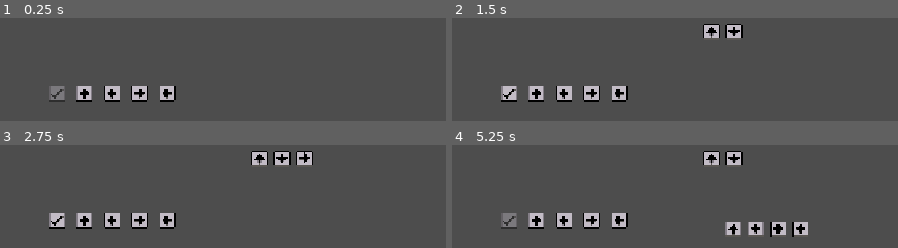
Above: before the commit, frames 1-4 (two rows, left to right).
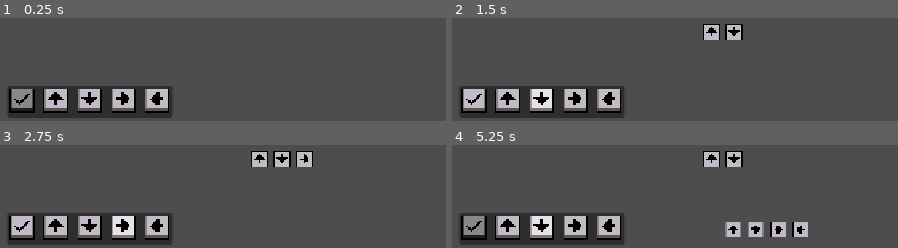
Above: after the commit, the same moments.

Repository: FedYou/expo-boom
Game: Godot game, scene res://Level/level.tscn
The game is run twice, just before and just after one commit, with the same random seed, the same clock (stepped at 60 frames per second) and the same inputs.
Inputs (mouse positions are in pixels of both pictures, inside the frame that each line leads up to; where the layout moved, square brackets give the same spot in the first picture):
- Up to frame 1 (0.25 s): no input
- Up to frame 2 (1.5 s): click (505, 101) [536, 94] at 0.5 s; click (541, 101) [563, 94] at 1.25 s
- Up to frame 3 (2.75 s): click (124, 228) [138, 221] at 2 s
- Up to frame 4 (5.25 s): click (608, 228) [617, 221] at 2.75 s; click (474, 228) [509, 221] at 3.5 s; click (505, 228) [536, 221] at 4.25 s; click (541, 228) [563, 221] at 5 s

The runs differ from the first frame. In frame 1, 10% of the frame differs, in the area x 1-40%, y 66-98%; in frame 2, 11%; in frame 3, 11%; in frame 4, 11%, in the area x 1-80%, y 5-98%.

Commit message:
Cambia el nombre de los texturas y agrega un panel para los botones de movimiento

Diff:
--- a/Level/level.gd
+++ b/Level/level.gd
@@ -1,7 +1,7 @@
 extends Node2D
 
 @onready var PLAYER = $Player
-@onready var PLAY_BT = $UI/Play
+@onready var PLAY_BT = $UI/Panel/Margin/Grid/Play
 @onready var PENDING_MOVES = $UI/ScrollPendingMoves/Container
 @onready var EXECUTED_MOVES = $UI/ScrollExecutedMoves/Container
 
@@ -44,13 +44,13 @@
 
 	match move:
 		Player.DIRECTION.UP:
-			item.texture = preload("res://Assets/UI/Arriba.png")
+			item.texture = preload("res://Assets/UI/MoveIcons/Up.png")
 		Player.DIRECTION.DOWN:
-			item.texture = preload("res://Assets/UI/Abajo.png")
+			item.texture = preload("res://Assets/UI/MoveIcons/Down.png")
 		Player.DIRECTION.LEFT:
-			item.texture = preload("res://Assets/UI/Izquierda.png")
+			item.texture = preload("res://Assets/UI/MoveIcons/Left.png")
 		Player.DIRECTION.RIGHT:
-			item.texture = preload("res://Assets/UI/Derecha.png")
+			item.texture = preload("res://Assets/UI/MoveIcons/Right.png")
 
 	return item
 
--- a/Level/level.tscn
+++ b/Level/level.tscn
@@ -2,11 +2,22 @@
 
 [ext_resource type="PackedScene" uid="uid://csjkhf8h4uaj5" path="res://Player/player.tscn" id="1_o6mkr"]
 [ext_resource type="Script" uid="uid://daoi16f6q247a" path="res://Level/level.gd" id="1_qmtf6"]
-[ext_resource type="Texture2D" uid="uid://c311ogoimo7e4" path="res://Assets/UI/Confirmar.png" id="3_d6qko"]
-[ext_resource type="Texture2D" uid="uid://cbrqy3b43p08i" path="res://Assets/UI/Arriba.png" id="4_22cqp"]
-[ext_resource type="Texture2D" uid="uid://bhw2rodh6t46d" path="res://Assets/UI/Abajo.png" id="5_wqlfs"]
-[ext_resource type="Texture2D" uid="uid://dwop4xapu5qp2" path="res://Assets/UI/Derecha.png" id="6_py82k"]
-[ext_resource type="Texture2D" uid="uid://276tmd6eoh5" path="res://Assets/UI/Izquierda.png" id="7_1teg4"]
+[ext_resource type="Texture2D" uid="uid://c311ogoimo7e4" path="res://Assets/UI/Buttons/Play.png" id="3_d6qko"]
+[ext_resource type="Texture2D" uid="uid://cbrqy3b43p08i" path="res://Assets/UI/Buttons/Up.png" id="4_22cqp"]
+[ext_resource type="Texture2D" uid="uid://cvqsjdc60s7gg" path="res://Assets/UI/Buttons/PlayPress.png" id="4_wqlfs"]
+[ext_resource type="Texture2D" uid="uid://234ue7ac4t8" path="res://Assets/UI/Buttons/PlayHover.png" id="5_py82k"]
+[ext_resource type="Texture2D" uid="uid://bhw2rodh6t46d" path="res://Assets/UI/Buttons/Down.png" id="5_wqlfs"]
+[ext_resource type="Texture2D" uid="uid://2yor25335dp5" path="res://Assets/UI/Buttons/PlayDisabled.png" id="6_k8npl"]
+[ext_resource type="Texture2D" uid="uid://dwop4xapu5qp2" path="res://Assets/UI/Buttons/Right.png" id="6_py82k"]
+[ext_resource type="Texture2D" uid="uid://276tmd6eoh5" path="res://Assets/UI/Buttons/Left.png" id="7_1teg4"]
+[ext_resource type="Texture2D" uid="uid://c5y3g6374m2rf" path="res://Assets/UI/Buttons/UpPress.png" id="7_luomk"]
+[ext_resource type="Texture2D" uid="uid://svanwnmrcqco" path="res://Assets/UI/Buttons/UpHover.png" id="8_k8npl"]
+[ext_resource type="Texture2D" uid="uid://bbd5ryb0lyqiy" path="res://Assets/UI/Buttons/DownPress.png" id="10_am3y4"]
+[ext_resource type="Texture2D" uid="uid://dae4lm3soiy06" path="res://Assets/UI/Buttons/DownHover.png" id="11_l5n2q"]
+[ext_resource type="Texture2D" uid="uid://dsumnh82qtx0b" path="res://Assets/UI/Buttons/RightPress.png" id="13_cv6tn"]
+[ext_resource type="Texture2D" uid="uid://cqiqet44qvdhx" path="res://Assets/UI/Buttons/RightHover.png" id="14_jghi6"]
+[ext_resource type="Texture2D" uid="uid://bcontnxev4si7" path="res://Assets/UI/Buttons/LeftPress.png" id="16_3opgi"]
+[ext_resource type="Texture2D" uid="uid://b5xgjqpfjfdgi" path="res://Assets/UI/Buttons/LeftHover.png" id="17_ys2en"]
 
 [sub_resource type="RectangleShape2D" id="RectangleShape2D_gy5b4"]
 size = Vector2(452, 20)
@@ -39,51 +50,6 @@
 
 [node name="UI" type="CanvasLayer" parent="." unique_id=1700409480]
 
-[node name="Play" type="Button" parent="UI" unique_id=1738847166]
-offset_left = 612.0
-offset_top = 657.0
-offset_right = 652.0
-offset_bottom = 697.0
-icon = ExtResource("3_d6qko")
-flat = true
-metadata/_edit_use_anchors_ = true
-
-[node name="Up" type="Button" parent="UI" unique_id=469105161]
-offset_left = 656.0
-offset_top = 657.0
-offset_right = 696.0
-offset_bottom = 697.0
-icon = ExtResource("4_22cqp")
-flat = true
-metadata/_edit_use_anchors_ = true
-
-[node name="Down" type="Button" parent="UI" unique_id=1184642791]
-offset_left = 700.0
-offset_top = 657.0
-offset_right = 740.0
-offset_bottom = 697.0
-icon = ExtResource("5_wqlfs")
-flat = true
-metadata/_edit_use_anchors_ = true
-
-[node name="Right" type="Button" parent="UI" unique_id=917966894]
-offset_left = 744.0
-offset_top = 657.0
-offset_right = 784.0
-offset_bottom = 697.0
-icon = ExtResource("6_py82k")
-flat = true
-metadata/_edit_use_anchors_ = true
-
-[node name="Left" type="Button" parent="UI" unique_id=23718420]
-offset_left = 788.0
-offset_top = 657.0
-offset_right = 828.0
-offset_bottom = 697.0
-icon = ExtResource("7_1teg4")
-flat = true
-metadata/_edit_use_anchors_ = true
-
 [node name="ScrollPendingMoves" type="ScrollContainer" parent="UI" unique_id=2134034009]
 offset_left = 940.0
 offset_top = 562.0
@@ -104,8 +70,76 @@
 [node name="Container" type="HBoxContainer" parent="UI/ScrollExecutedMoves" unique_id=84297135]
 layout_mode = 2
 
-[connection signal="pressed" from="UI/Play" to="." method="_on_play_pressed"]
-[connection signal="pressed" from="UI/Up" to="." method="_on_up_pressed"]
-[connection signal="pressed" from="UI/Down" to="." method="_on_down_pressed"]
-[connection signal="pressed" from="UI/Right" to="." method="_on_right_pressed"]
-[connection signal="pressed" from="UI/Left" to="." method="_on_left_pressed"]
+[node name="Panel" type="Panel" parent="UI" unique_id=1725231094]
+anchors_preset = 7
+anchor_left = 0.5
+anchor_top = 1.0
+anchor_right = 0.5
+anchor_bottom = 1.0
+offset_left = -88.5
+offset_top = -56.0
+offset_right = 88.5
+offset_bottom = -22.0
+grow_horizontal = 2
+grow_vertical = 0
+scale = Vector2(1.5, 1.5)
+
+[node name="Margin" type="MarginContainer" parent="UI/Panel" unique_id=462838110]
+layout_mode = 1
+anchors_preset = 15
+anchor_right = 1.0
+anchor_bottom = 1.0
+grow_horizontal = 2
+grow_vertical = 2
+offset_transform_enabled = true
+
+[node name="Grid" type="GridContainer" parent="UI/Panel/Margin" unique_id=1672043221]
+custom_minimum_size = Vector2(64, 32)
+propagate_maximum_size = false
+layout_mode = 2
+size_flags_stretch_ratio = 0.0
+offset_transform_enabled = true
+columns = 5
+
+[node name="Play" type="TextureButton" parent="UI/Panel/Margin/Grid" unique_id=1105352862]
+layout_mode = 2
+offset_transform_enabled = true
+texture_normal = ExtResource("3_d6qko")
+texture_pressed = ExtResource("4_wqlfs")
+texture_hover = ExtResource("5_py82k")
+texture_disabled = ExtResource("6_k8npl")
+metadata/_edit_use_anchors_ = true
+
+[node name="Up" type="TextureButton" parent="UI/Panel/Margin/Grid" unique_id=186525988]
+layout_mode = 2
+texture_normal = ExtResource("4_22cqp")
+texture_pressed = ExtResource("7_luomk")
+texture_hover = ExtResource("8_k8npl")
+metadata/_edit_use_anchors_ = true
+
+[node name="Down" type="TextureButton" parent="UI/Panel/Margin/Grid" unique_id=1529322228]
+layout_mode = 2
+texture_normal = ExtResource("5_wqlfs")
+texture_pressed = ExtResource("10_am3y4")
+texture_hover = ExtResource("11_l5n2q")
+metadata/_edit_use_anchors_ = true
+
+[node name="Right" type="TextureButton" parent="UI/Panel/Margin/Grid" unique_id=620342143]
+layout_mode = 2
+texture_normal = ExtResource("6_py82k")
+texture_pressed = ExtResource("13_cv6tn")
+texture_hover = ExtResource("14_jghi6")
+metadata/_edit_use_anchors_ = true
+
+[node name="Left" type="TextureButton" parent="UI/Panel/Margin/Grid" unique_id=950135171]
+layout_mode = 2
+texture_normal = ExtResource("7_1teg4")
+texture_pressed = ExtResource("16_3opgi")
+texture_hover = ExtResource("17_ys2en")
+metadata/_edit_use_anchors_ = true
+
+[connection signal="pressed" from="UI/Panel/Margin/Grid/Play" to="." method="_on_play_pressed"]
+[connection signal="pressed" from="UI/Panel/Margin/Grid/Up" to="." method="_on_up_pressed"]
+[connection signal="pressed" from="UI/Panel/Margin/Grid/Down" to="." method="_on_down_pressed"]
+[connection signal="pressed" from="UI/Panel/Margin/Grid/Right" to="." method="_on_right_pressed"]
+[connection signal="pressed" from="UI/Panel/Margin/Grid/Left" to="." method="_on_left_pressed"]
Binary file removed: Assets/UI/Abajo.png
Binary file removed: Assets/UI/Arriba.png
Binary file removed: Assets/UI/Borrar.png
Binary file added: Assets/UI/Buttons/Delete.png
Not shown, added: Assets/UI/Buttons/Delete.png.import
Binary file added: Assets/UI/Buttons/DeleteHover.png
Not shown, added: Assets/UI/Buttons/DeleteHover.png.import
Binary file added: Assets/UI/Buttons/DeletePress.png
Not shown, changed: Assets/UI/Buttons/DeletePress.png.import
Binary file added: Assets/UI/Buttons/Down.png
Not shown, added: Assets/UI/Buttons/Down.png.import
Binary file added: Assets/UI/Buttons/DownHover.png
(and 40 more such lines)
